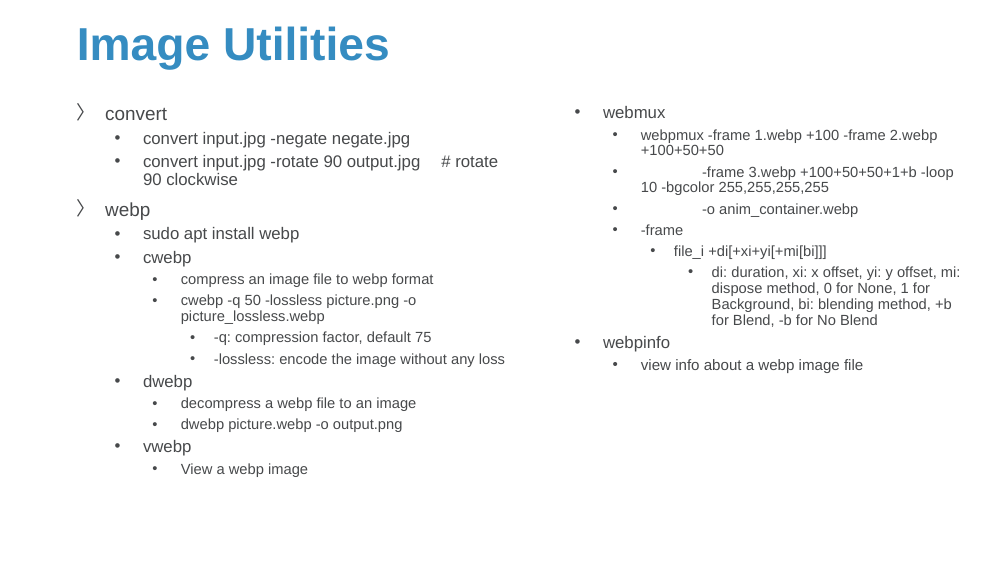
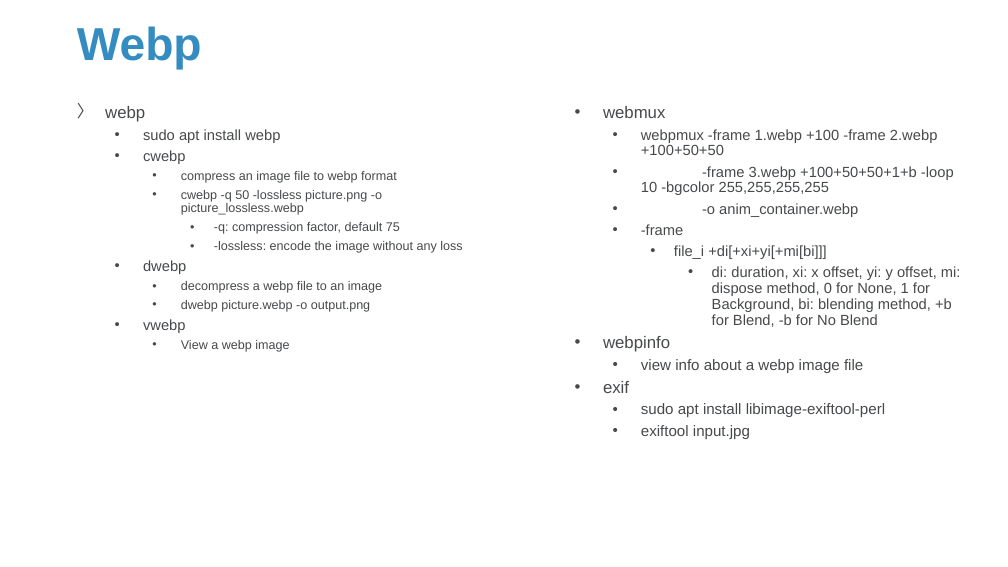
Before and after one commit to Sparks-Lu/TechNotes, a slide deck: slide 38 of Linux/Linux_Notes.pptx (slide 31 before the commit). Drawn at 1008x567 pixels with LibreOffice and Linux fonts; fonts in the diff are those of the drawing; background and template pictures are left out. Boxes give left, top, right and bottom in pixels: in the first picture for what was removed or moved away, otherwise in the second. Text is boxed around its words. In the diff, an @@ line names an element or a change of style, - is before the commit and + after.

```diff
--- a/Linux/Linux_Notes.pptx
+++ b/Linux/Linux_Notes.pptx
@@ title at (x1=77, y1=26, x2=202, y2=70): text changed @@
-Image Utilities
+Webp
@@ text "webp" at (x1=105, y1=106, x2=462, y2=352): size 18 to 16 pt in "webp"; size 16 to 14 pt in "sudo apt install webp", "cwebp", "dwebp", "vwebp"; size 14 to 12 pt in "compress an image file to webp format", "cwebp -q 50 -lossless picture.png -o picture_lossless.webp", "-q: compression factor, default 75", "-lossless: encode the image without any loss" and 3 more places @@
@@ text at (x1=105, y1=108, x2=421, y2=185): paragraphs removed @@
-〉 convert
-  • convert input.jpg -negate negate.jpg
-  • convert input.jpg -rotate 90 output.jpg # rotate 90 clockwise
@@ text at (x1=603, y1=381, x2=885, y2=439): paragraphs added @@
+  • exif
+    • sudo apt install libimage-exiftool-perl
+    • exiftool input.jpg
```
Also in this commit, not shown: 19 other slides changed, 19 slides added, 41 other files.
